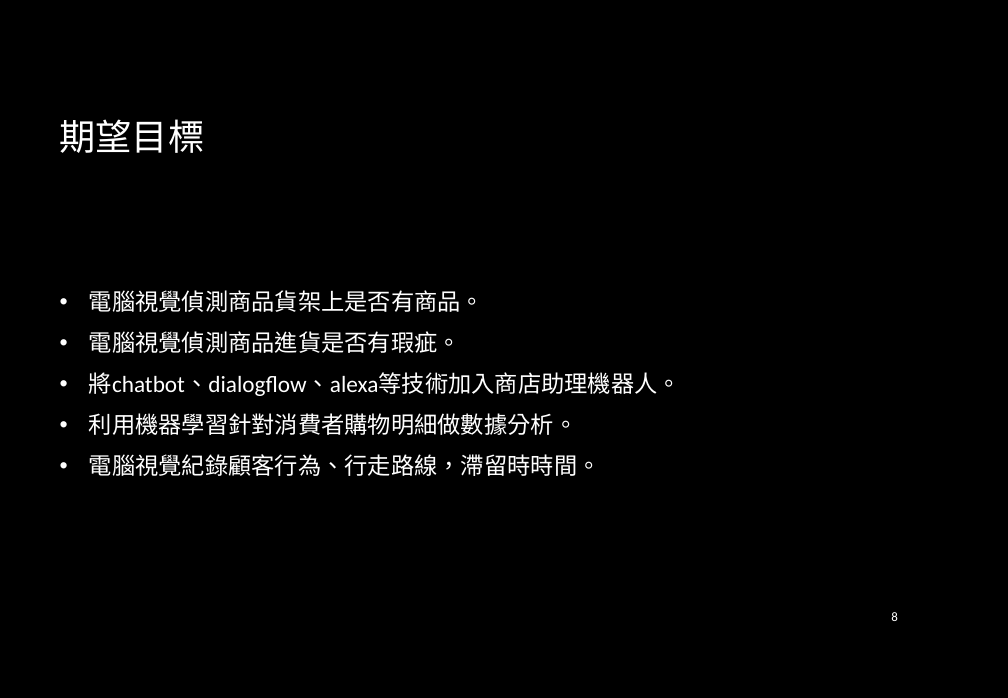
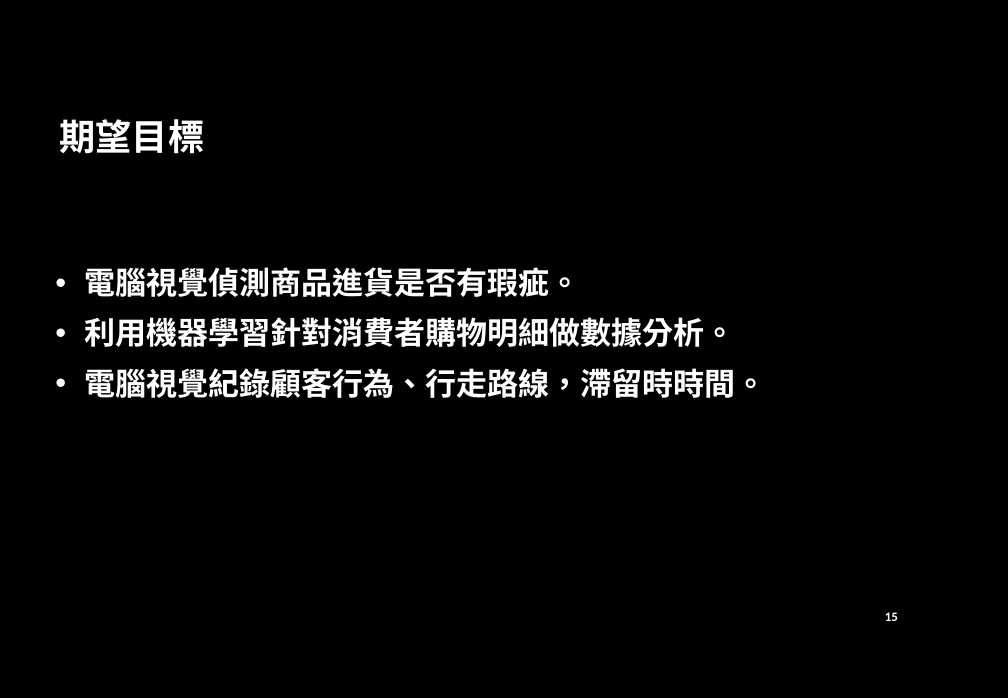
Before and after one commit to aishop07/something-of-project, a slide deck: slide 15 of 期末投影片.pptx (slide 8 before the commit). Drawn at 1008x698 pixels with LibreOffice and Linux fonts; fonts in the diff are those of the drawing; background and template pictures are left out. Boxes give left, top, right and bottom in pixels: in the first picture for what was removed or moved away, otherwise in the second. Text is boxed around its words. In the diff, an @@ line names an element or a change of style, - is before the commit and + after.

```diff
--- a/期末投影片.pptx
+++ b/期末投影片.pptx
@@ title "期望目標" at bbox=[60, 119, 205, 154]: bold on @@
@@ text "電腦視覺偵測商品進貨是否有瑕疵。": place and size @@
-text "電腦視覺偵測商品進貨是否有瑕疵。" at bbox=[89, 290, 681, 476]
+text "電腦視覺偵測商品進貨是否有瑕疵。" at bbox=[84, 267, 766, 398]
@@ text "電腦視覺偵測商品進貨是否有瑕疵。" at bbox=[84, 267, 766, 398]: size 18 to 24 pt, bold on @@
@@ text at bbox=[89, 290, 484, 312]: paragraph removed @@
-• 電腦視覺偵測商品貨架上是否有商品。
@@ text at bbox=[89, 372, 681, 396]: paragraph removed @@
-• 將chatbot、dialogflow、alexa等技術加入商店助理機器人。
@@ page number at bbox=[885, 612, 898, 621]: text changed; bold on @@
-8
+15
```
Also in this commit, not shown: 7 other slides changed, 9 slides added, 1 slide removed.
